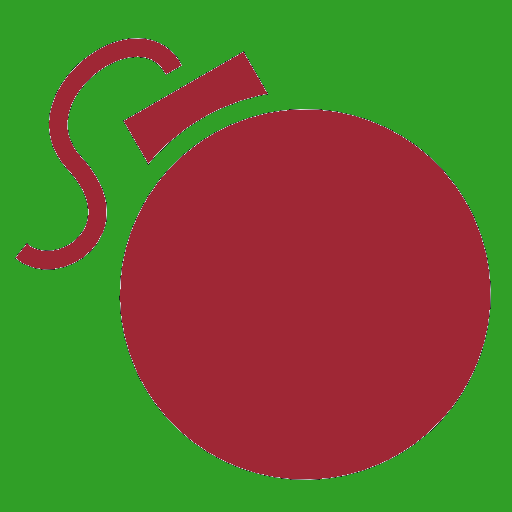
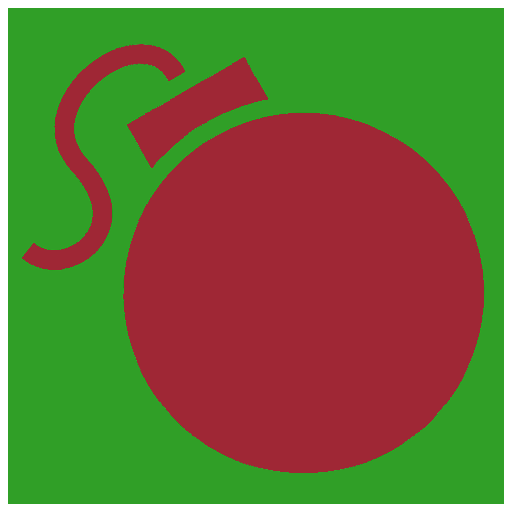
Comparing the layer stacks of the two 512×512 images. Changes:
renamed "Pasted Layer" to "Transformation", painted on it over [0, 0, 512, 512]
painted on "Background" over [0, 0, 512, 512]
